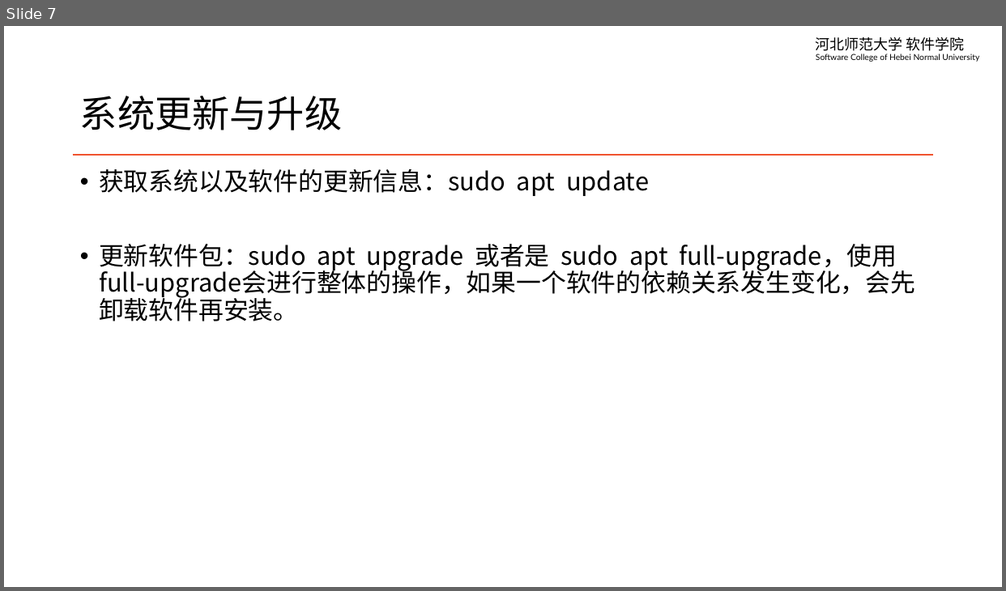
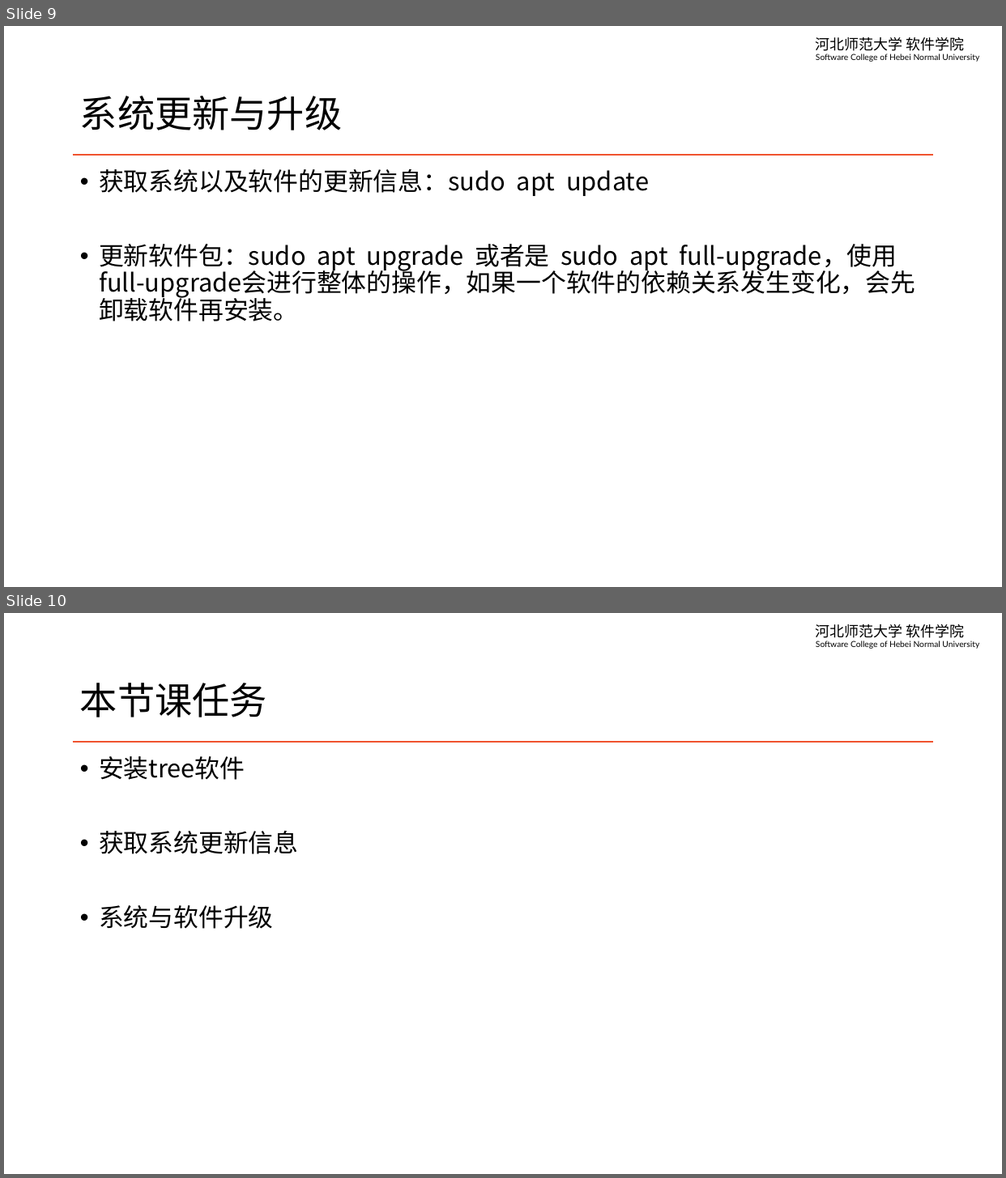
Before and after one commit to edu2act/course-linux-system, a slide deck: materials/slides/ch06-install-and-uninstall-software.pptx. Shown one above the other, each under a label of ours: slide 7 before the commit, slides 9 and 10 after it. The pictures are 1006x591 and 1006x1178 pixels, drawn with LibreOffice and Linux fonts; fonts in the diff are those of the drawing. Boxes give left, top, right and bottom in pixels: in the first picture for what was removed or moved away, otherwise in the second. Text is boxed around its words. In the diff, an @@ line names an element or a change of style, - is before the commit and + after.

```diff
--- a/materials/slides/ch06-install-and-uninstall-software.pptx
+++ b/materials/slides/ch06-install-and-uninstall-software.pptx
@@ slide 10 added at bbox=[4, 613, 1002, 1174], background #FFFFFF; not listed: 2 template elements that a slide beside it also shows @@
@@ title added at bbox=[80, 683, 267, 717], 36 pt, text #000000 @@
+本节课任务
@@ text added at bbox=[99, 756, 298, 929], 24 pt, text #000000 @@
+• 安装tree软件
+• 获取系统更新信息
+• 系统与软件升级
@@ what was slide 7 is now slide 9 @@
```
Also in this commit, not shown: 5 slides changed, 2 other slides added, 1 other file.
